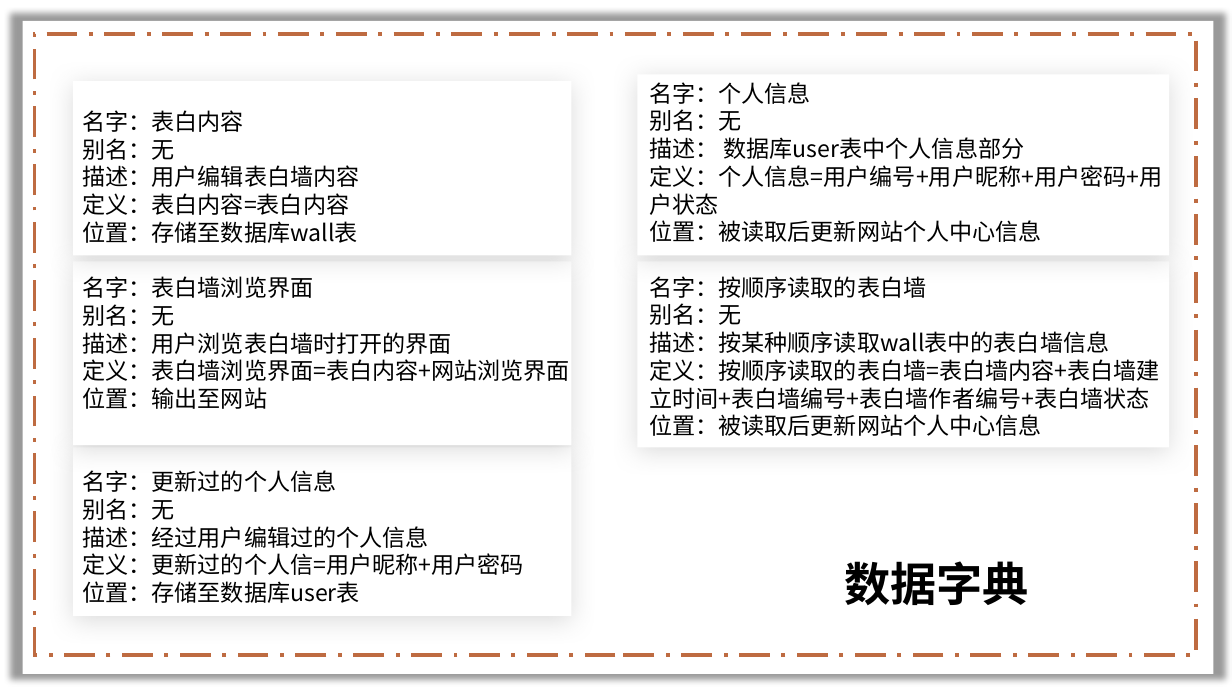
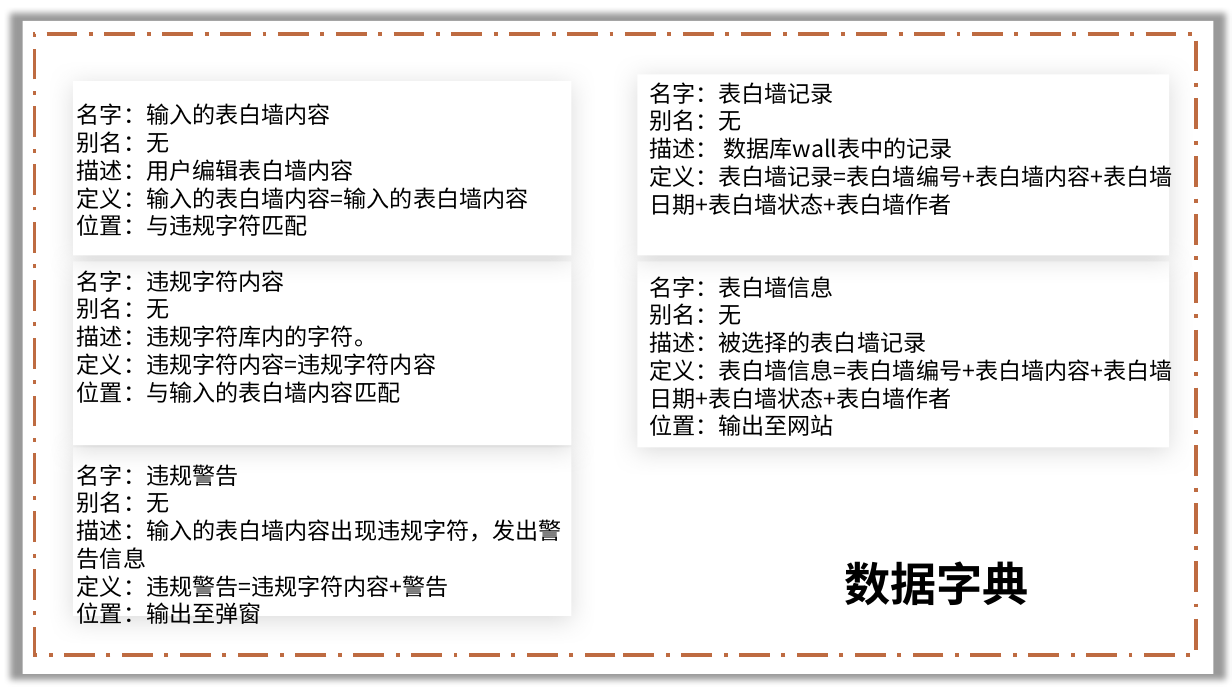
Before and after one commit to lenovo-wu/G11ZUCC, a slide deck: slide 16 of 需求规格说明.pptx (slide 15 before the commit). Drawn at 1232x693 pixels with LibreOffice and Linux fonts; fonts in the diff are those of the drawing; background and template pictures are left out. Boxes give left, top, right and bottom in pixels: in the first picture for what was removed or moved away, otherwise in the second. Text is boxed around its words. In the diff, an @@ line names an element or a change of style, - is before the commit and + after.

Commit message:
更新需求说明PPT

```diff
--- a/需求规格说明.pptx
+++ b/需求规格说明.pptx
@@ text at (649, 82, 834, 104): text changed @@
-名字：个人信息
+名字：表白墙记录
@@ text "名字：输入的表白墙内容": place and size @@
-text "名字：输入的表白墙内容" at (82, 110, 570, 603)
+text "名字：输入的表白墙内容" at (77, 103, 562, 624)
@@ text at (77, 103, 331, 125): text changed @@
-名字：表白内容
+名字：输入的表白墙内容
@@ text at (649, 137, 1173, 298): text changed @@
-描述： 数据库user表中个人信息部分
-定义：个人信息=用户编号+用户昵称+用户密码+用户状态
-位置：被读取后更新网站个人中心信息
-名字：按顺序读取的表白墙
+描述： 数据库wall表中的记录
+定义：表白墙记录=表白墙编号+表白墙内容+表白墙日期+表白墙状态+表白墙作者
+名字：表白墙信息
@@ text at (77, 187, 529, 292): text changed @@
-定义：表白内容=表白内容
-位置：存储至数据库wall表
-名字：表白墙浏览界面
+定义：输入的表白墙内容=输入的表白墙内容
+位置：与违规字符匹配
+名字：违规字符内容
@@ text at (77, 325, 436, 486): text changed @@
-描述：用户浏览表白墙时打开的界面
-定义：表白墙浏览界面=表白内容+网站浏览界面
-位置：输出至网站
-名字：更新过的个人信息
+描述：违规字符库内的字符。
+定义：违规字符内容=违规字符内容
+位置：与输入的表白墙内容匹配
+名字：违规警告
@@ text at (649, 331, 1173, 436): text changed @@
-描述：按某种顺序读取wall表中的表白墙信息
-定义：按顺序读取的表白墙=表白墙内容+表白墙建立时间+表白墙编号+表白墙作者编号+表白墙状态
-位置：被读取后更新网站个人中心信息
+描述：被选择的表白墙记录
+定义：表白墙信息=表白墙编号+表白墙内容+表白墙日期+表白墙状态+表白墙作者
+位置：输出至网站
@@ text at (77, 519, 562, 624): text changed @@
-描述：经过用户编辑过的个人信息
-定义：更新过的个人信=用户昵称+用户密码
-位置：存储至数据库user表
+描述：输入的表白墙内容出现违规字符，发出警告信息
+定义：违规警告=违规字符内容+警告
+位置：输出至弹窗
```
Also in this commit, not shown: 2 other slides changed, 1 slide added, 5 other files.
